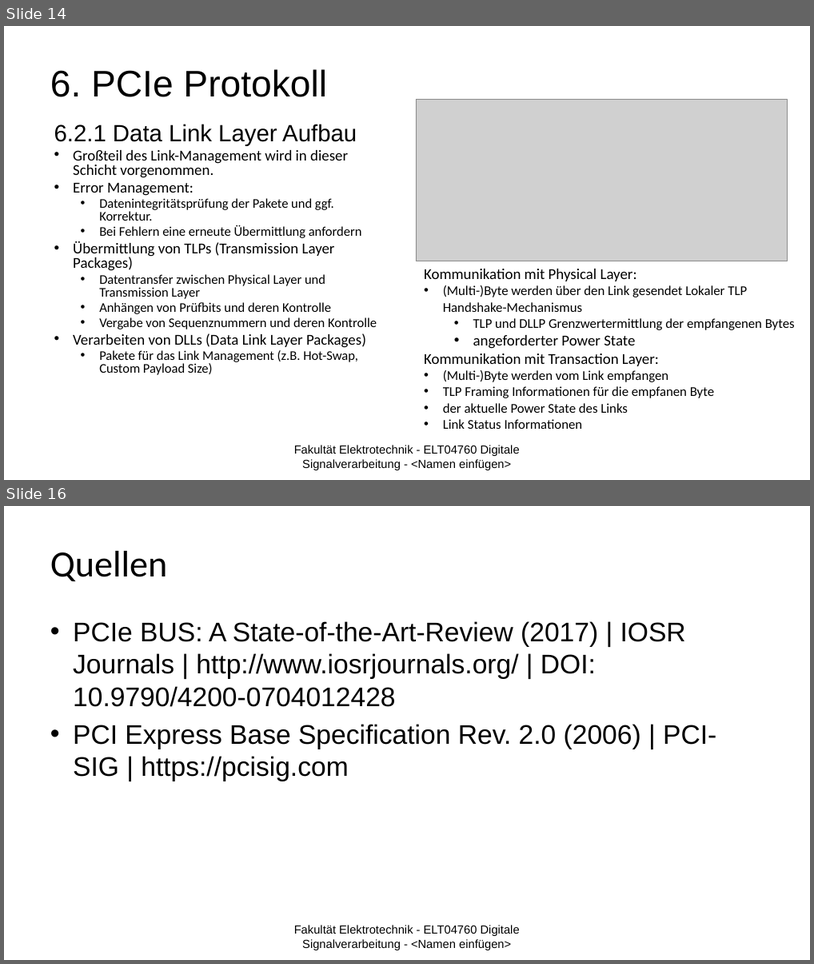
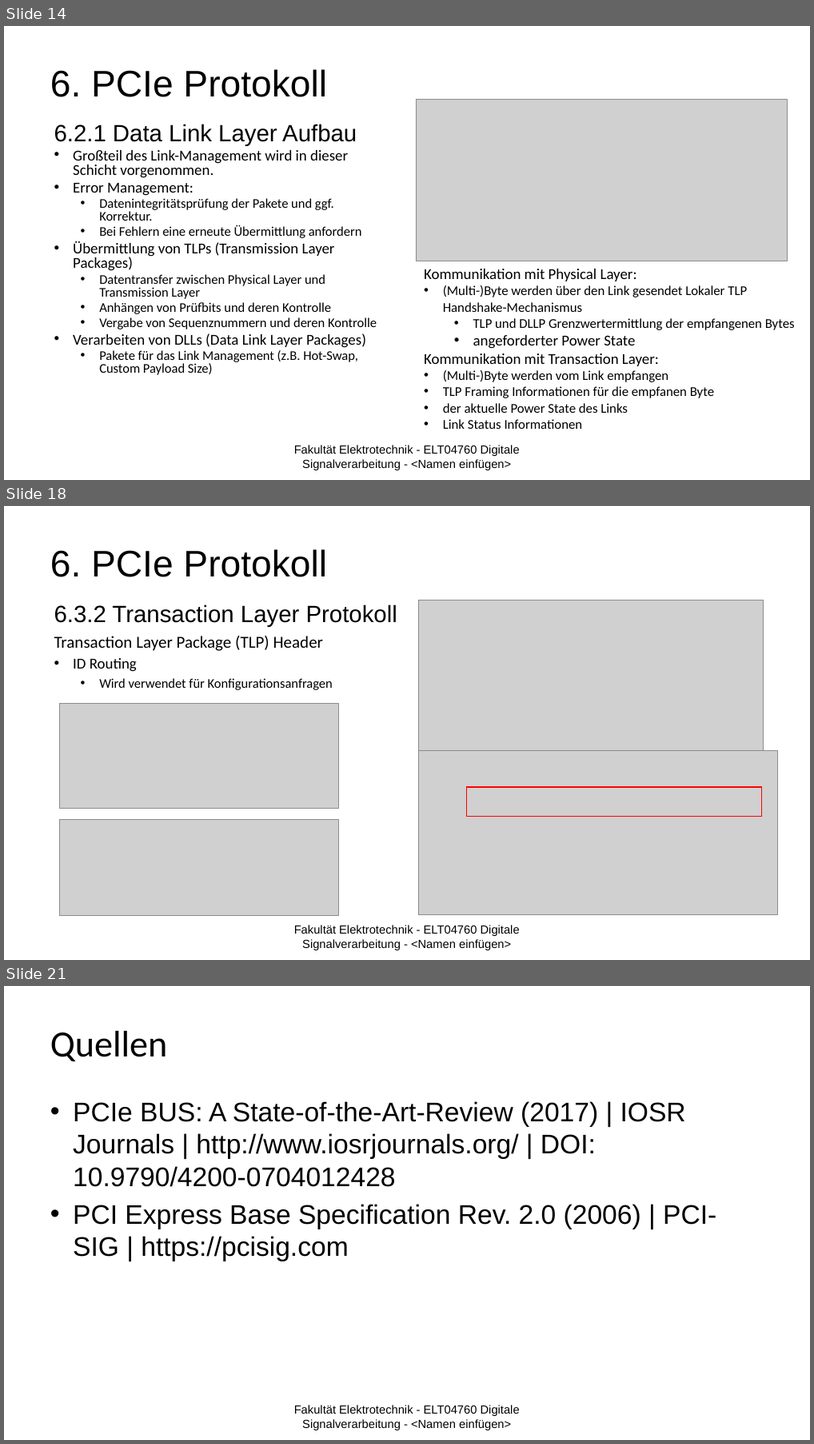
Before and after one commit to JustusDinera/Digitale-Signalverarbeitung, a slide deck: PCI Express_2.pptx. Shown one above the other, each under a label of ours: slides 14 and 16 before the commit, slides 14, 18 and 21 after it; the slides between them are not shown. The pictures are 814x964 and 814x1444 pixels, drawn with LibreOffice and Linux fonts; fonts in the diff are those of the drawing; grey boxes stand for pictures; background and template pictures are left out. Boxes give left, top, right and bottom in pixels: in the first picture for what was removed or moved away, otherwise in the second. Text is boxed around its words. In the diff, an @@ line names an element or a change of style, - is before the commit and + after.

```diff
--- a/PCI Express_2.pptx
+++ b/PCI Express_2.pptx
@@ slide 18 added at (x1=4, y1=506, x2=810, y2=960), background picture (left out) @@
@@ title added at (x1=50, y1=549, x2=327, y2=577), 44 pt, text #000000 @@
+6. PCIe Protokoll
@@ picture added at (x1=418, y1=600, x2=764, y2=751) @@
@@ text added at (x1=54, y1=604, x2=398, y2=690), 15.8 pt, text #000000 @@
+6.3.2 Transaction Layer Protokoll
+Transaction Layer Package (TLP) Header
+• ID Routing
+  • Wird verwendet für Konfigurationsanfragen
@@ picture added at (x1=60, y1=704, x2=339, y2=808) @@
@@ picture added at (x1=418, y1=751, x2=778, y2=914) @@
@@ rectangle added at (x1=466, y1=788, x2=762, y2=816), outline #FF0000 1.5 pt @@
@@ picture added at (x1=60, y1=819, x2=339, y2=915) @@
@@ text added at (x1=294, y1=924, x2=520, y2=950), 14 pt, text #000000 @@
+Fakultät Elektrotechnik - ELT04760 Digitale Signalverarbeitung - <Namen einfügen>
@@ what was slide 16 is now slide 21 @@
```
Also in this commit, not shown: 2 slides changed, 4 other slides added.
